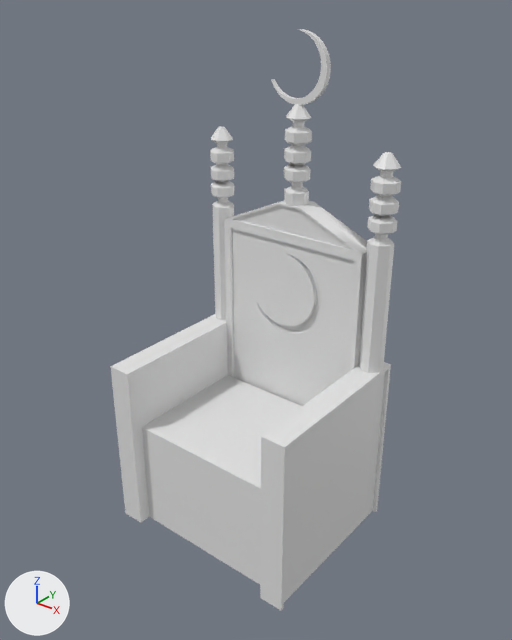
The FBX model Assets/Models/moon_chair.fbx, before and after one commit.
One viewpoint serves both versions: a 50 mm lens placed at (12.18, -14.71, 16.74), pointed at (0.2, 0.27, 7.45). Every picture has the same lights, and +X, +Y and +Z are marked at lower left.
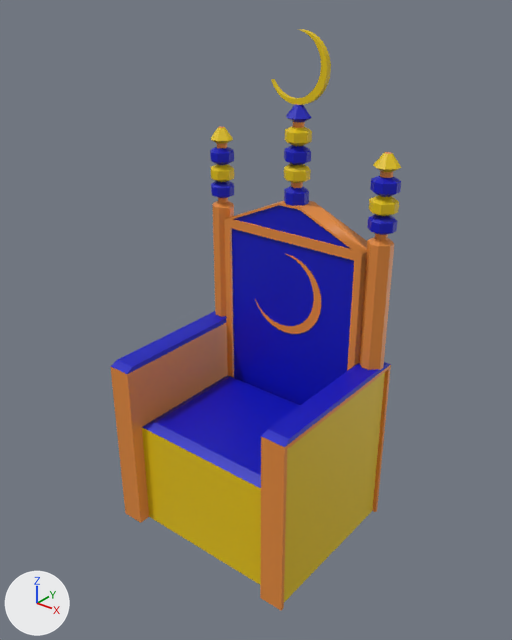
What differs and where, as boxes (x1, y1, x2, y2) in the pictures (512 x 640 px):
'Cube.002', added (orange)
    after: (255, 254, 321, 334)
part 1 of me_cube_015, built on
    before: (110, 314, 391, 489)
    after: (110, 311, 391, 489)
part 2 of me_cube_015, recoloured
    both: (111, 104, 394, 611)
part 3 of me_cube_015, recoloured (white to blue)
    both: (210, 104, 401, 405)
part 4 of me_cube_015, recoloured (white to yellow)
    both: (142, 29, 401, 602)

Patch to the scene script:
```diff
--- a/Assets/Models/moon_chair.fbx.py
+++ b/Assets/Models/moon_chair.fbx.py
@@ mat_moon3 @@
+mat_moon3 = principled_material('moon3')
+mat_moon3.base_color = (0.799, 0.558, 0.0)  # yellow #e7c500
@@ mat_moon1 @@
+mat_moon1 = principled_material('moon1')
+mat_moon1.base_color = (0.799, 0.262, 0.0452)  # orange #e78c3c
+mat_moon1.roughness = 0.4
@@ mat_moon2 @@
+mat_moon2 = principled_material('moon2')
+mat_moon2.base_color = (0.0, 0.00273, 0.509)  # blue #0009bd
@@ me_cube_015 @@
 # used by ob_cube_015; location = (0.0, 0.0, 0.0)
-me_cube_015.from_pydata(...)  # 668 vertices, 536 faces; spans x -3.4..3.4, y -2.5..3.1, z 0.0..15.4
+me_cube_015.from_pydata(...)  # 680 vertices, 548 faces; spans x -3.4..3.4, y -2.5..3.1, z 0.0..15.4
+# me_cube_015 part 1
+# 3 faces are deleted
+# 12 vertices are added at x -3.3..3.3, y -2.3..2.8, z 3.9..6.0
+# 15 new faces join them, mat_moon2 (blue #0009bd)
+# me_cube_015 part 2: 154 faces spanning x -3.4..3.4, y -2.5..3.1, z 0.0..13.4 switch from mat_material (white #e7e7e7) to mat_moon1 (orange #e78c3c)
+# me_cube_015 part 3: 155 faces spanning x -3.4..3.4, y 2.1..2.9, z 0.2..13.4 switch from mat_material (white #e7e7e7) to mat_moon2 (blue #0009bd)
+# me_cube_015 part 4: 224 faces spanning x -3.4..3.4, y -2.4..2.9, z 0.0..15.4 switch from mat_material (white #e7e7e7) to mat_moon3 (yellow #e7c500)
@@ me_cube_002 @@
+me_cube_002.from_pydata(...)  # 92 vertices, 48 faces; spans x -1.37..1.25, y 2.17..2.35, z 6.19..8.92
+me_cube_002.materials.append(mat_moon1)  # orange #e78c3c
@@ ob_cube_002 @@
+ob_cube_002 = bpy.data.objects.new('Cube.002', me_cube_002)
+ob_cube_002.location = (0.0, 0.0, 0.0)
```
